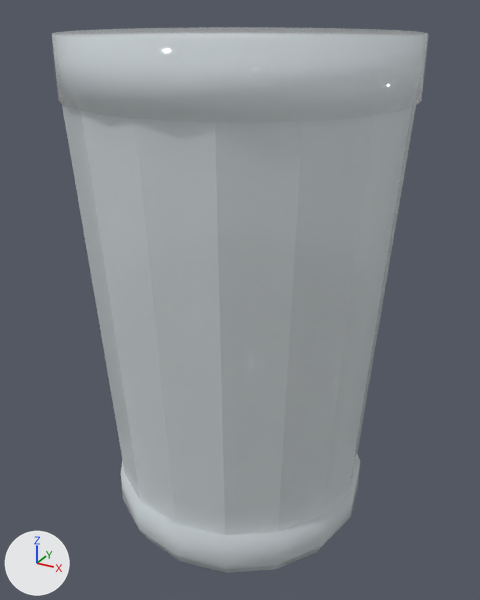
An edit to the glTF model assets/models/kitchen/kitchen_tumbler_wine.glb, drawn before and after from the same camera.
Both versions are drawn from a 50 mm lens placed at (0.0692, -0.1258, 0.1184), pointed at (0.0002, -0.0005, 0.0558). Every picture has the same lights, and +X, +Y and +Z are marked at lower left. The picture after the commit comes second. Vertices at exactly the same position are counted once.

Names of what the first picture shows: 'kitchen_tumbler_wine'.
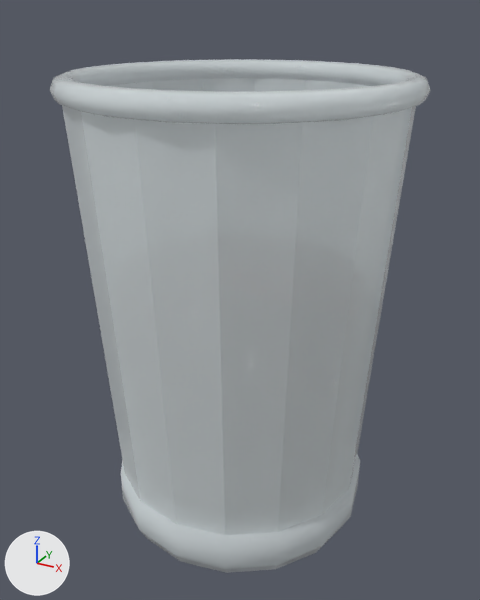
Diff of the bpy script that builds the scene:
```diff
--- a/assets/models/kitchen/kitchen_tumbler_wine.glb.py
+++ b/assets/models/kitchen/kitchen_tumbler_wine.glb.py
@@ me_kitchen_tumbler_winebody @@
 # used by ob_kitchen_tumbler_wine; location = (0.0, 0.0, 0.0)
-me_kitchen_tumbler_winebody.from_pydata(...)  # 240 vertices, 468 faces; spans x -0.0365..0.0365, y -0.0365..0.0365, z 0.0..0.114
+me_kitchen_tumbler_winebody.from_pydata(...)  # 432 vertices, 856 faces; spans x -0.038..0.038, y -0.038..0.038, z 0.0..0.1065
+# me_kitchen_tumbler_winebody part 1: a new loose piece, a torus around z (ring radius 0.0355, tube radius 0.0025) spanning x -0.038..0.038, y -0.038..0.038, z 0.1015..0.1065, in mat_tumblerglass (white #edf6f8)
+# me_kitchen_tumbler_winebody part 2: the loose piece of 64 vertices spanning x -0.0365..0.0365, y -0.0365..0.0365, z 0.102..0.114 is deleted
 me_kitchen_tumbler_winebody.materials.append(mat_tumblerglass)
```

What differs and where, as boxes [x1, y1, x2, y2] in the pictures (480 x 600 px):
'kitchen_tumbler_wine', reshaped
    before: [52, 27, 428, 573]
    after: [50, 59, 430, 573]
part 1 of me_kitchen_tumbler_winebody, added
    after: [50, 59, 430, 124]
part 2 of me_kitchen_tumbler_winebody, deleted
    before: [52, 27, 428, 122]
